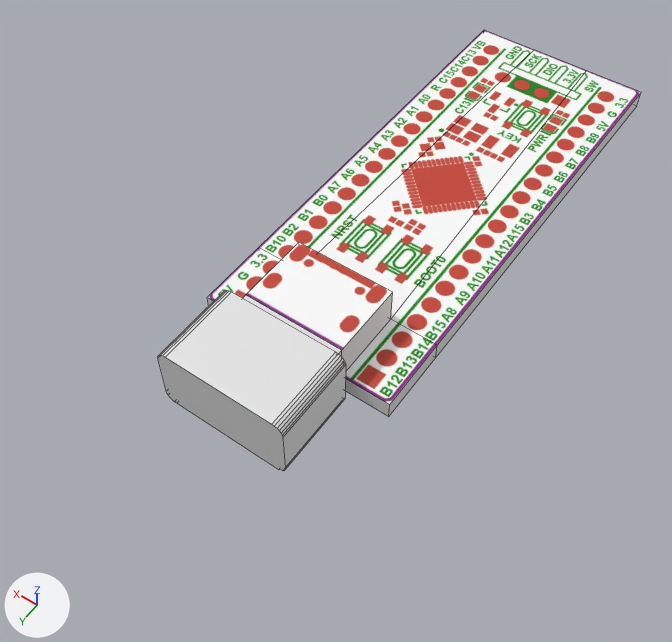
The Blender file drawing/box-o-alps-box.blend, before and after one commit.
Camera for both pictures: a 50 mm lens placed at (-32.7, 84.6, 70.3), pointed at (0.2, 38.6, -2.0). The lights are fixed; the arrows at lower left show +X, +Y and +Z. Mesh edges are drawn as thin lines. The same objects are shown in both versions, whatever each file hides.

Names of what the first picture shows: 'cut-mcu'.
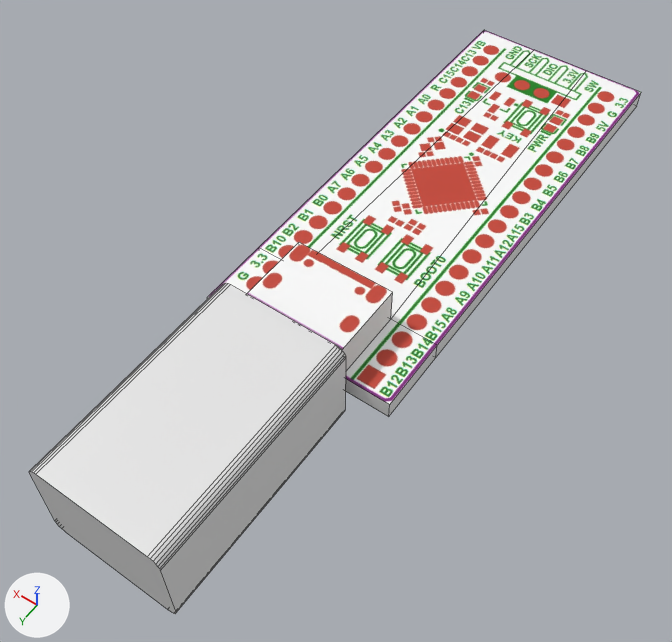
Pixel boxes [x1, y1, x2, y2] of what changed, in the pictures (672 x 642 px; the box of a moved part takes in the faces that stretch with it):
'cut-mcu', reshaped (27% wider, 32% taller)
    before: [158, 30, 641, 471]
    after: [29, 30, 641, 614]
part 1 of me_box_o_alps_top_003, moved or reshaped
    before: [158, 290, 346, 471]
    after: [29, 283, 346, 614]

Diff of the bpy script that builds the scene:
```diff
--- a/drawing/box-o-alps-box.blend.py
+++ b/drawing/box-o-alps-box.blend.py
@@ me_box_o_alps_top_003 @@
 me_box_o_alps_top_003.from_pydata(...)  # 44 vertices, 40 faces; spans x -10.5..10.5, y -0.9..6.7, z -55.6..7.6
 # used by ob_cut_mcu; location = (0.0, 0.0, 0.0); rotation_euler = (1.571, 0.0, 0.0), in degrees (90, 0, 0)
-me_box_o_alps_top_003.vertices[36].co = (-6.7, -0.5, -46.8)
-me_box_o_alps_top_003.vertices[37].co = (6.7, -0.5, -46.8)
-me_box_o_alps_top_003.vertices[38].co = (-6.7, 6.7, -46.8)
-me_box_o_alps_top_003.vertices[39].co = (6.7, 6.7, -46.8)
-me_box_o_alps_top_003.vertices[40].co = (-6.7, -0.5, -55.6)
-me_box_o_alps_top_003.vertices[41].co = (6.7, -0.5, -55.6)
-me_box_o_alps_top_003.vertices[42].co = (-6.7, 6.7, -55.6)
-me_box_o_alps_top_003.vertices[43].co = (6.7, 6.7, -55.6)
+# me_box_o_alps_top_003 part 1
+me_box_o_alps_top_003.vertices[36].co = (-6.7, -2.5, -46.8)
+me_box_o_alps_top_003.vertices[37].co = (6.7, -2.5, -46.8)
+me_box_o_alps_top_003.vertices[38].co = (-6.7, 7.7, -46.8)
+me_box_o_alps_top_003.vertices[39].co = (6.7, 7.7, -46.8)
+me_box_o_alps_top_003.vertices[40].co = (-6.7, -2.5, -69.9)
+me_box_o_alps_top_003.vertices[41].co = (6.7, -2.5, -69.9)
+me_box_o_alps_top_003.vertices[42].co = (-6.7, 7.7, -69.9)
+me_box_o_alps_top_003.vertices[43].co = (6.7, 7.7, -69.9)
 me_box_o_alps_top_003.materials.append(mat_material_002)
```
